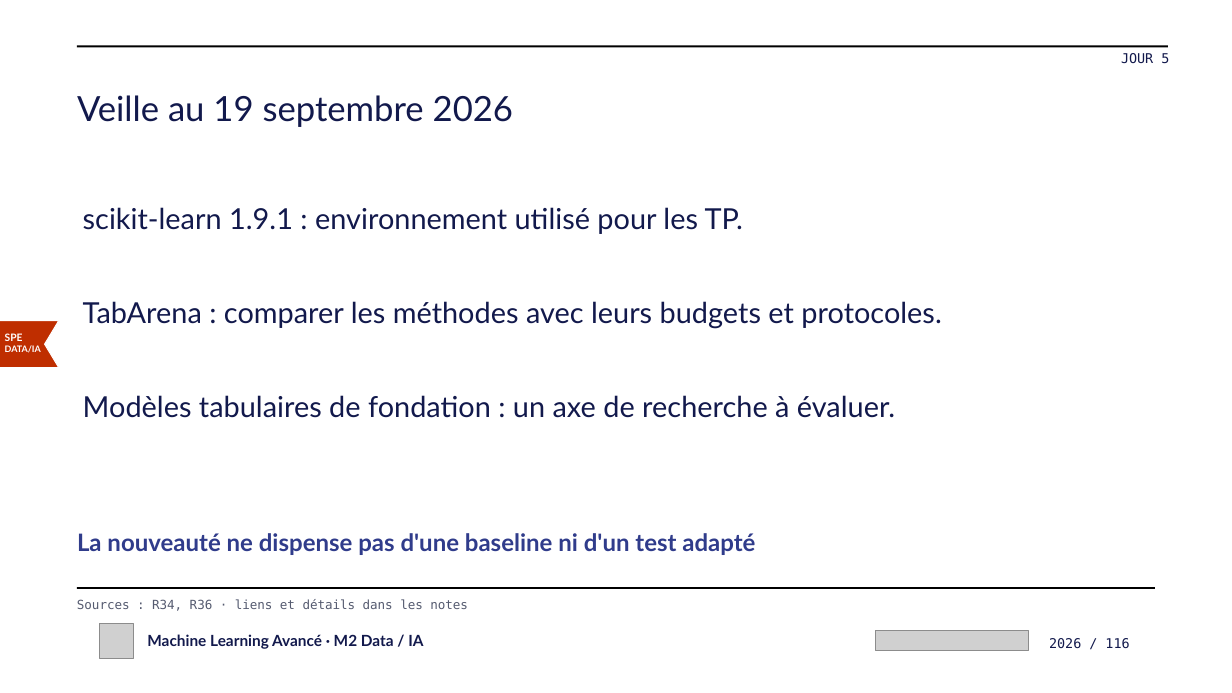
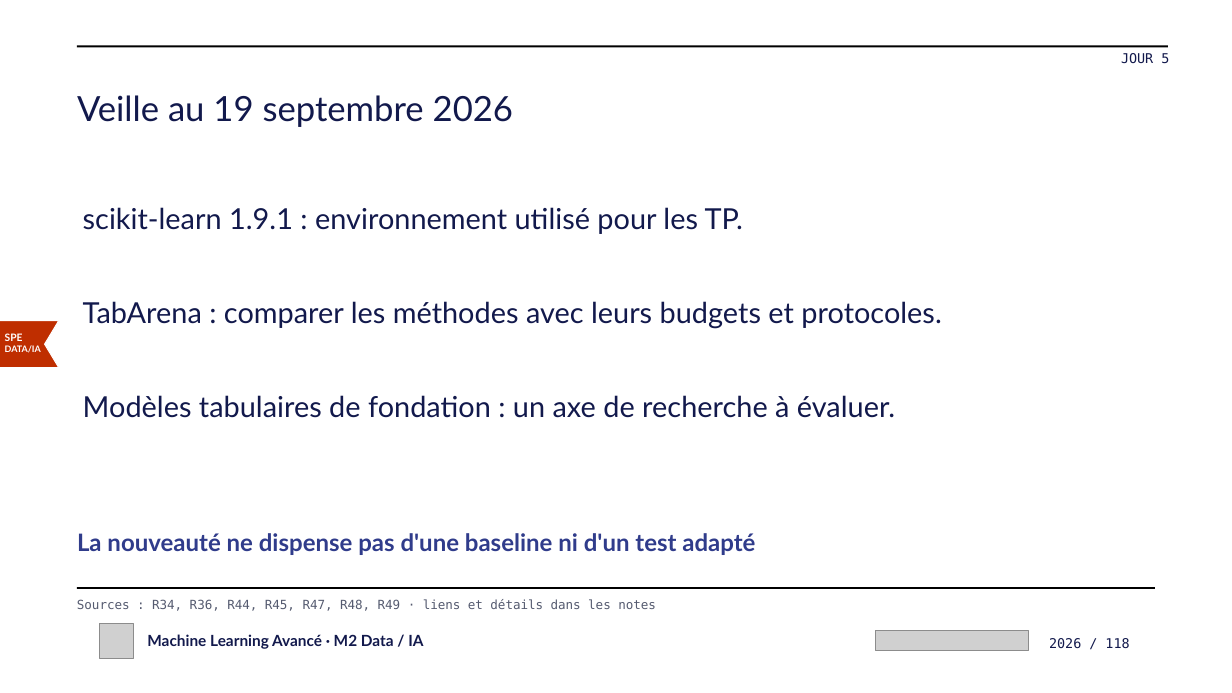
Before and after one commit to svngoku/cybersup-machine-learning-avance, a slide deck: slide 118 of output/CYBERSUP-Machine-Learning-Avance-2026.pptx (slide 116 before the commit). Drawn at 1232x693 pixels with LibreOffice and Linux fonts; fonts in the diff are those of the drawing; grey boxes stand for pictures. Boxes give left, top, right and bottom in pixels: in the first picture for what was removed or moved away, otherwise in the second. Text is boxed around its words. In the diff, an @@ line names an element or a change of style, - is before the commit and + after.

```diff
--- a/output/CYBERSUP-Machine-Learning-Avance-2026.pptx
+++ b/output/CYBERSUP-Machine-Learning-Avance-2026.pptx
@@ text at (77, 599, 656, 611): text changed @@
-Sources : R34, R36 · liens et détails dans les notes
+Sources : R34, R36, R44, R45, R47, R48, R49 · liens et détails dans les notes
```
Also in this commit, not shown: 117 other slides changed, 2 slides added, 30 other files.
